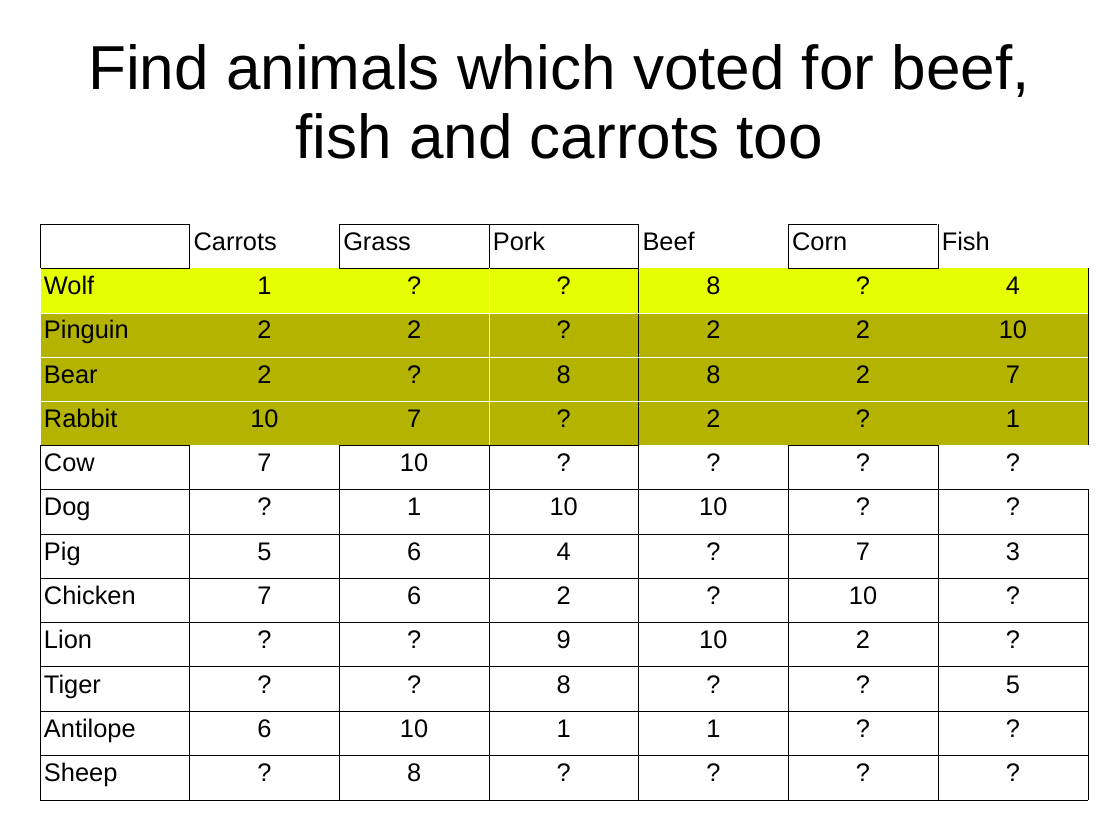
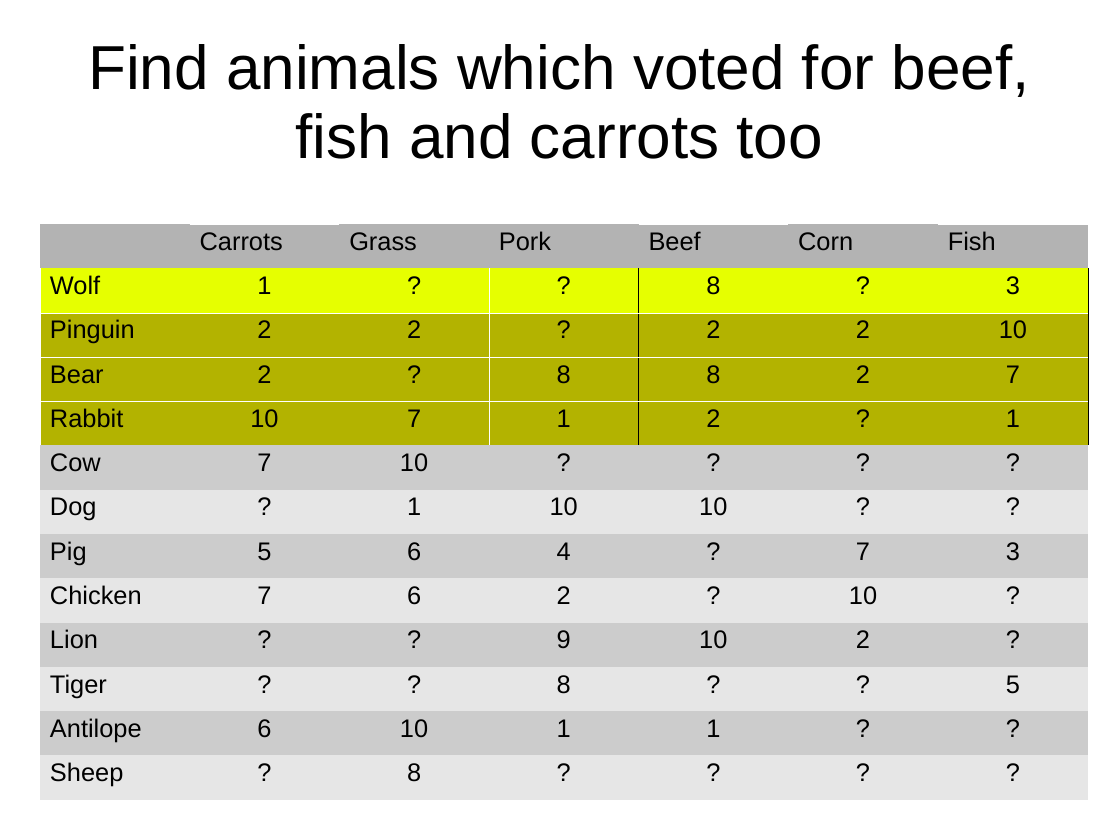
Before and after one commit to dynamicguy/facebook-recommender-demo, a slide deck: slide 24 of docs/Talk-BedCon-Berlin-2012.odp (slide 21 before the commit). Drawn at 1120x840 pixels with LibreOffice and Linux fonts; fonts in the diff are those of the drawing; background and template pictures are left out. Boxes give left, top, right and bottom in pixels: in the first picture for what was removed or moved away, otherwise in the second. Text is boxed around its words. In the diff, an @@ line names an element or a change of style, - is before the commit and + after.

```diff
--- a/docs/Talk-BedCon-Berlin-2012.odp
+++ b/docs/Talk-BedCon-Berlin-2012.odp
@@ table at [40,224,1086,800] @@
-row 2, column 7: 4
+row 2, column 7: 3
-row 5, column 4: ?
+row 5, column 4: 1
@@ fill none to #B3B3B3 in 6 cells @@
@@ fill none to #CCCCCC in 28 cells @@
@@ fill none to #E6E6E6 in 28 cells @@
@@ borders changed @@
```
Also in this commit, not shown: 8 other slides changed, 11 slides added, 2 slides removed, 7 other files.
